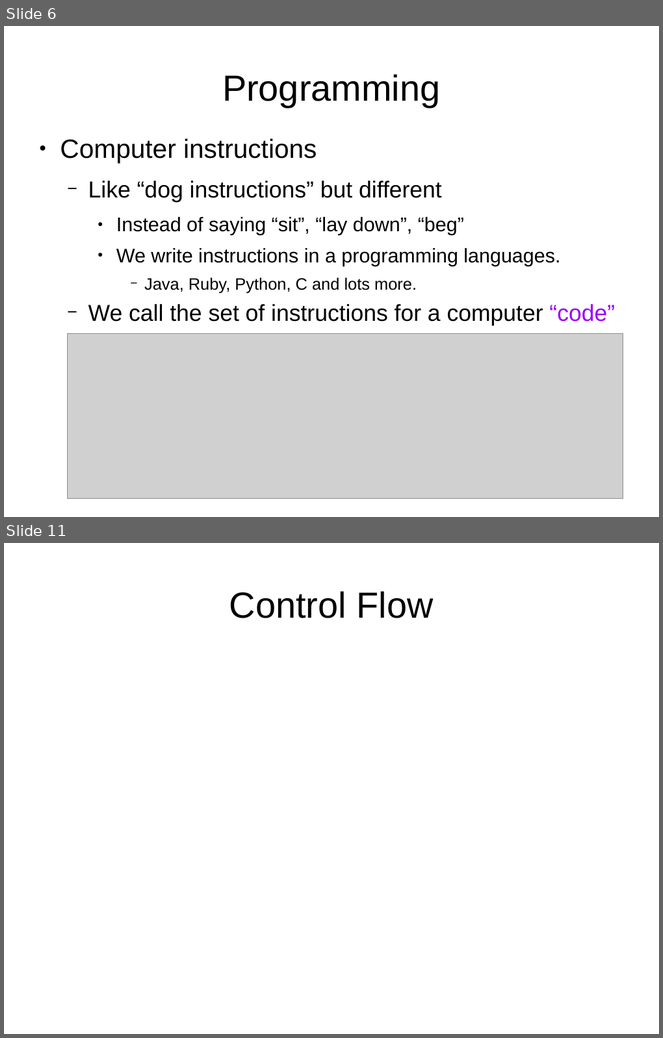
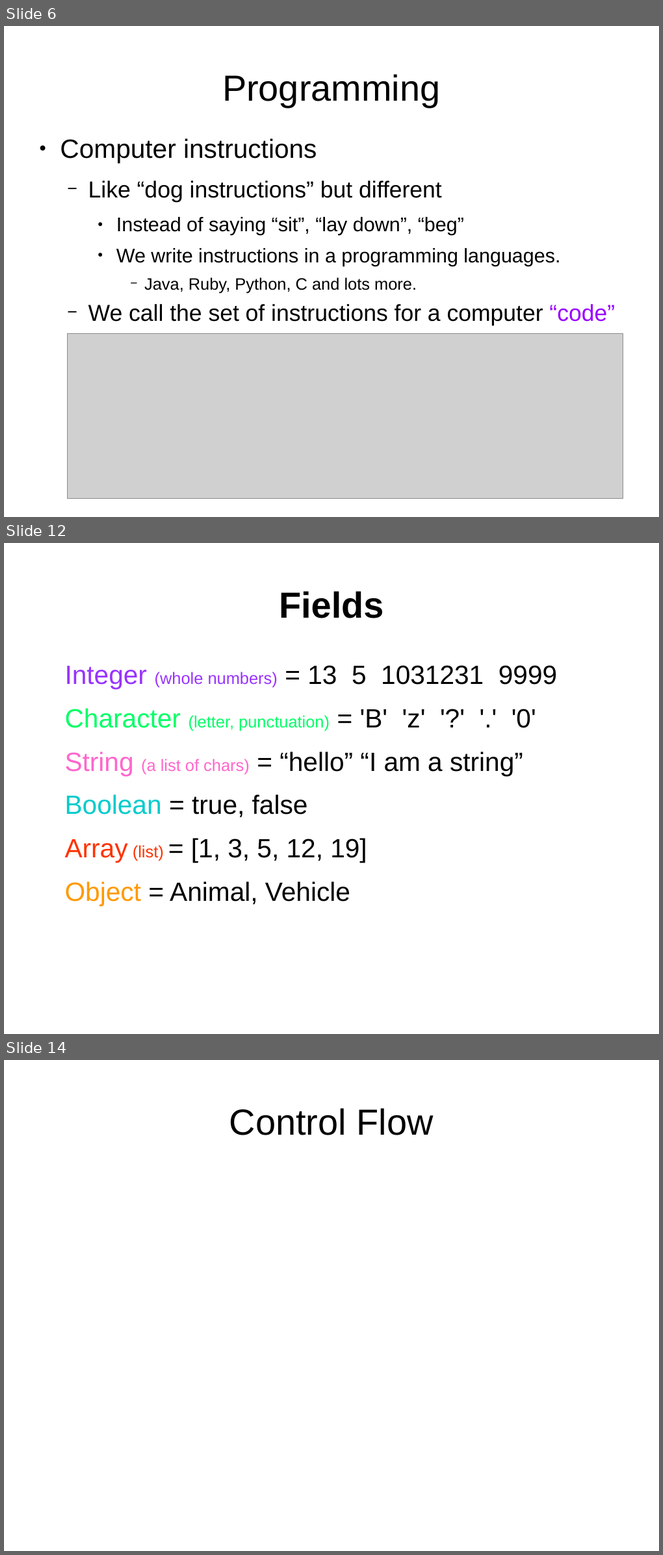
Before and after one commit to mtaylor/mirobotnics, a slide deck: slides.odp. Shown one above the other, each under a label of ours: slides 6 and 11 before the commit, slides 6, 12 and 14 after it; the slides between them are not shown. The pictures are 663x1038 and 663x1555 pixels, drawn with LibreOffice and Linux fonts; fonts in the diff are those of the drawing; grey boxes stand for pictures. Boxes give left, top, right and bottom in pixels: in the first picture for what was removed or moved away, otherwise in the second. Text is boxed around its words. In the diff, an @@ line names an element or a change of style, - is before the commit and + after.

```diff
--- a/slides.odp
+++ b/slides.odp
@@ slide 12 added at (4, 543, 659, 1034), background #FFFFFF @@
@@ title added at (279, 591, 384, 618), 44 pt, text #000000, bold @@
+Fields
@@ text added at (65, 665, 557, 906), 32 pt, text #000000 @@
+Integer (whole numbers) = 13 5 1031231 9999
+Character (letter, punctuation) = 'B' 'z' '?' '.' '0'
+String (a list of chars) = “hello” “I am a string”
+Boolean = true, false
+Array (list) = [1, 3, 5, 12, 19]
+Object = Animal, Vehicle
@@ what was slide 11 is now slide 14 @@
```
Also in this commit, not shown: 4 slides changed, 4 other slides added, 2 slides removed.
